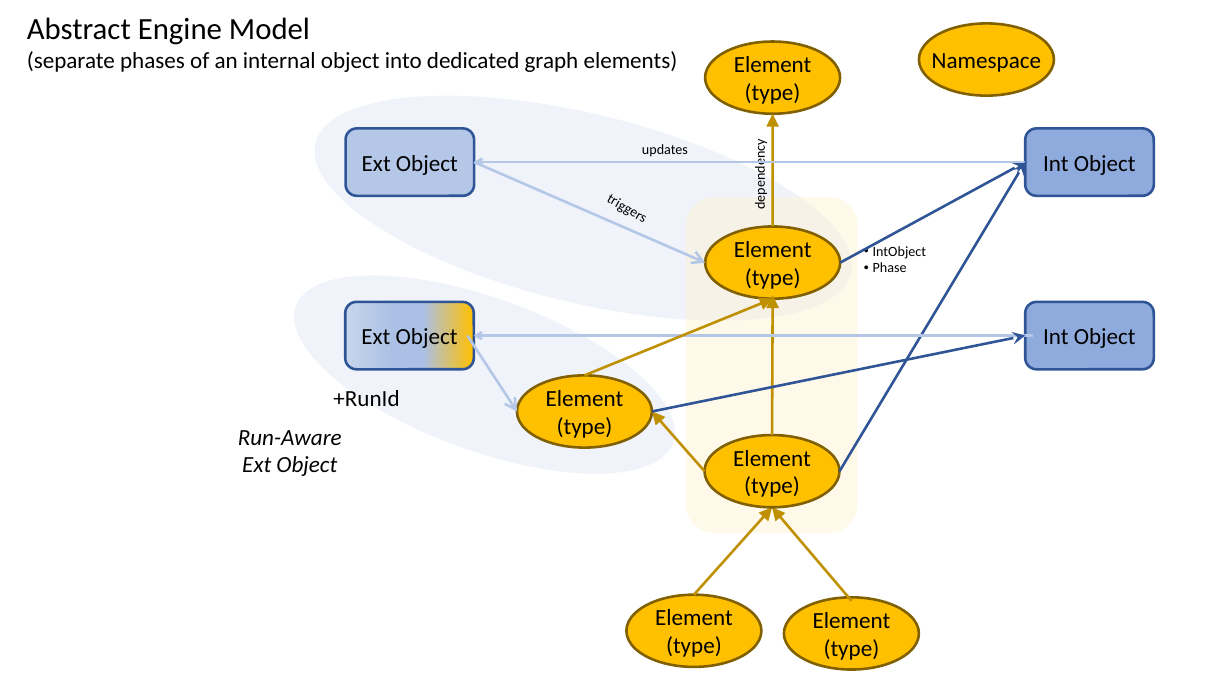
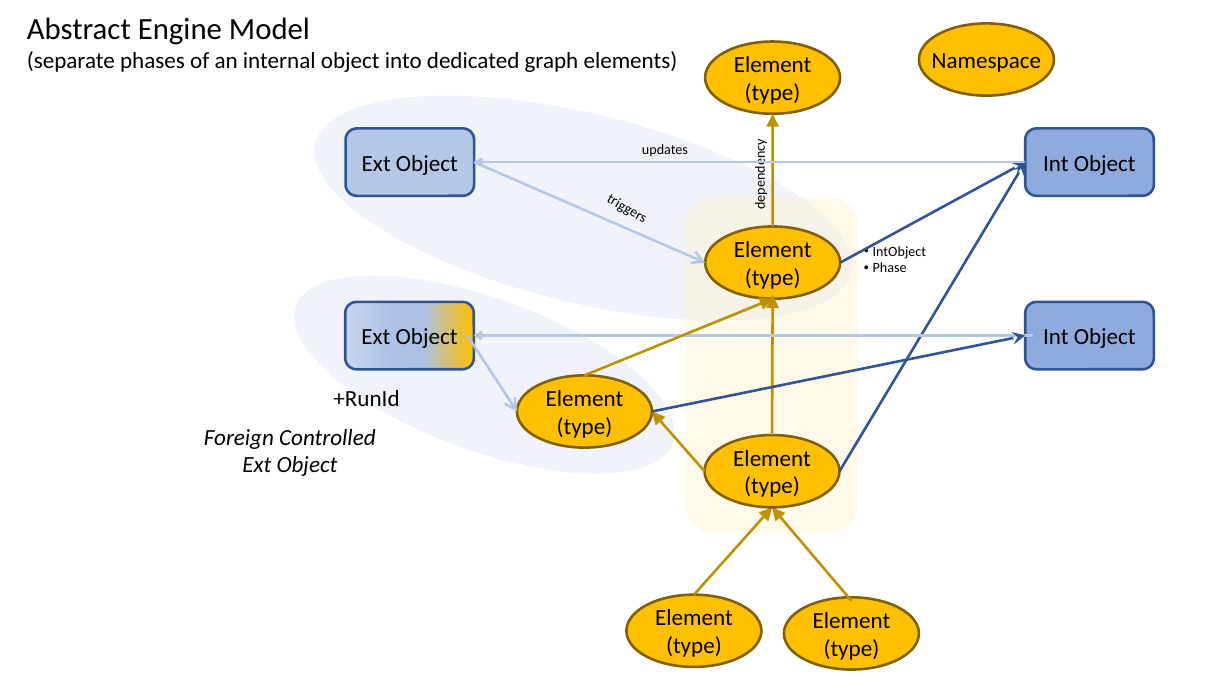
Before and after one commit to mandelsoft/engine, a slide deck: slide 28 of engine.pptx (slide 3 before the commit). Drawn at 1232x693 pixels with LibreOffice and Linux fonts; fonts in the diff are those of the drawing. Boxes give left, top, right and bottom in pixels: in the first picture for what was removed or moved away, otherwise in the second. Text is boxed around its words. In the diff, an @@ line names an element or a change of style, - is before the commit and + after.

```diff
--- a/engine.pptx
+++ b/engine.pptx
@@ text "Foreign Controlled": place and size @@
-text "Foreign Controlled" at [238,430,342,476]
+text "Foreign Controlled" at [204,429,376,476]
@@ text at [204,429,376,449]: text changed @@
-Run-Aware
+Foreign Controlled
```
Also in this commit, not shown: 2 other slides changed, 25 slides added, 5 other files.
